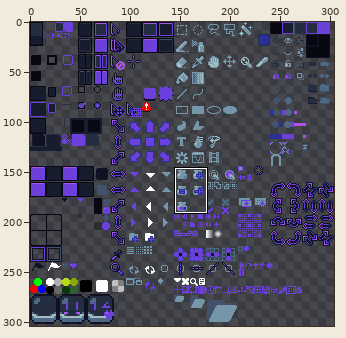
One commit to this sprite sheet: Wild Night Big Text/sheet.png. The picture above shows the old version from afar; the outline marks the close-up.
Close-up. Earlier state:
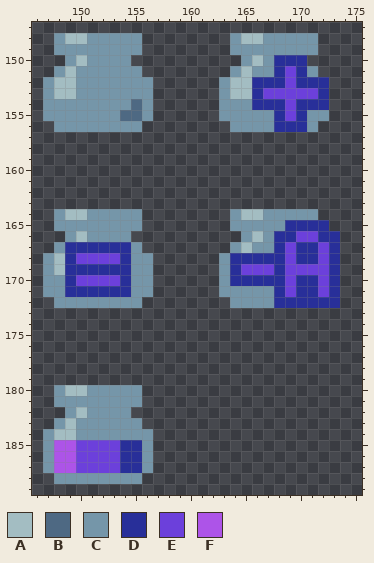
The file is 304x304 pixels. Pixels under 10% opacity are left out. Colours within 5 levels of each other are drawn and written as one. Shown: x 146..175, y 147..189.
Palette (. is transparent): A #a3bdc2  B #4e6983  C #7596a9  D #282f99  E #6c40db  F #ad54e8
Pixels before, first column x 147:
148 .CAACCCCC........CAACCCCC..
149 .CCCCCCCC........CCCCCCCC..
150 ..CACCCC..........CACDDD...
151 .CACCCCCC........CACCDEDC..
152 CAACCCCCCC......CAADDDEDDD.
153 CAACCCCCCC......CAADEEEEED.
154 CCCCCCCCBC......CCCDDDEDDD.
155 CCCCCCCBBC......CCCCCDEDCC.
156 .CCCCCCCC........CCCCDDDC..
157 ...........................
158 ...........................
159 ...........................
160 ...........................
161 ...........................
162 ...........................
163 ...........................
164 .CAACCCCC........CAACCCCC..
165 .CCCCCCCC........CCCCCDDDD.
166 ..CACCCC..........CACDDEEDD
167 .CDDDDDDC........CACCDEDDED
168 CADEEEEDCC......CDDDDDEDDED
169 CADDDDDDCC......CDEEEDEEEED
170 CCDEEEEDCC......CDDDDDEDDED
171 CCDDDDDDCC......CCCCCDEDDED
172 .CCCCCCCC........CCCCDDDDDD
173 ...........................
174 ...........................
175 ...........................
176 ...........................
177 ...........................
178 ...........................
179 ...........................
180 .CAACCCCC..................
181 .CCCCCCCC..................
182 ..CACCCC...................
183 .CACCCCCC..................
184 CAACCCCCCC.................
185 CFFEEEEDDC.................
186 CFFEEEEDDC.................
187 CFFEEEEDDC.................
188 .CCCCCCCC..................
And afterwards:
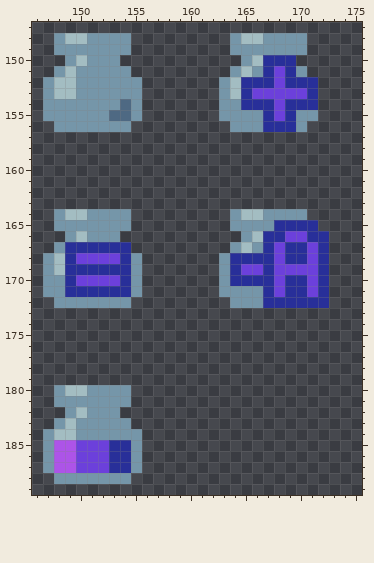
The commit says: Another hotfix * Corrected the ink bottle for better placement inside the button
Change:
y 148..149: x 155 C -> .; x 171 C -> .
y 150: x 154 C -> .; x 167 C -> D; x 170 D -> .
y 151: x 155 C -> .; x 167..171 CDEDC -> DEDC.
y 152: x 156 C -> .; x 165 A -> D; x 168..169 DE -> ED; x 172 D -> .
y 153: x 156 C -> .; x 165..166 AD -> DE; x 171..172 ED -> D.
y 154: x 154..156 CBC -> BC.; x 165 C -> D; x 168..169 DE -> ED; x 172 D -> .
y 155: x 153 C -> B; x 155..156 BC -> C.; x 167..170 CDED -> DEDC; x 172 C -> .
y 156: x 155 C -> .; x 167 C -> D; x 170..171 DC -> C.
y 164: x 155 C -> .; x 171 C -> .
y 165: x 155 C -> .; x 168 C -> D; x 172 D -> .
y 166: x 154 C -> .; x 167 C -> D; x 169 D -> E; x 171 E -> D; x 173 D -> .
y 167: x 155 C -> .; x 167..169 CDE -> DED; x 171..173 DED -> ED.
y 168: x 156 C -> .; x 168..169 DE -> ED; x 171..173 DED -> ED.
y 169: x 156 C -> .; x 167..168 ED -> DE; x 172..173 ED -> D.
y 170: x 156 C -> .; x 168..169 DE -> ED; x 171..173 DED -> ED.
y 171: x 156 C -> .; x 167..169 CDE -> DED; x 171..173 DED -> ED.
y 172: x 155 C -> .; x 167 C -> D; x 173 D -> .
y 180..181: x 155 C -> .
y 182: x 154 C -> .
y 183: x 155 C -> .
y 184: x 156 C -> .
y 185..187: x 153 E -> D; x 155..156 DC -> C.
y 188: x 155 C -> .
